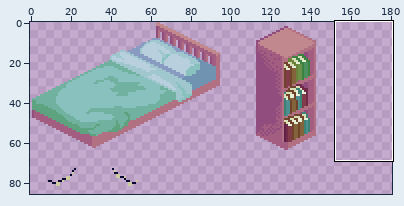
One commit to this pixel-art file: Wooft/Assets/Sprites/Wooft_Isometric_Tiles_BaseBedroom.aseprite. The first picture is a wide view before the edit; the outline marks the close-up.
Close-up. Before the edit:
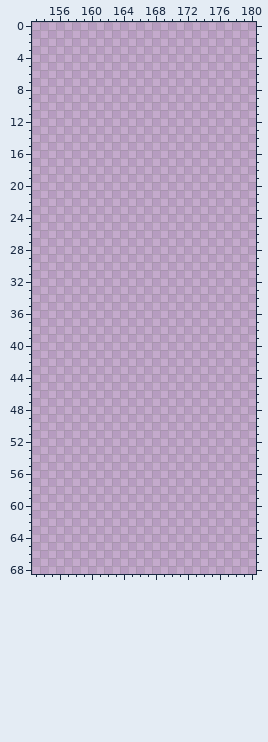
256x256 pixels, 1 frame. Shown: x 153..180, y 0..68. The wide view leaves out empty margins.
Once edited:
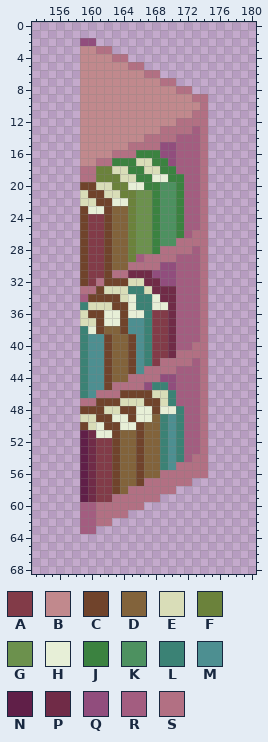
Palette (. is transparent): A #823b48  B #c1898d  C #70432b  D #82633b  E #d9ddb8  F #6b823b  G #6c914d  H #e7efd7  J #3b8240  K #4d9160  L #3b8275  M #4d8f91  N #601f48  P #702b47  Q #914d7d  R #a35d80  S #b27083
From old to new:
layer "Color #2" added
Changed rows in their new state; - is an unchanged pixel.
Layer "Color #2":
first column x 159:
 2 QQ--------------
 3 BBSS------------
 4 BBBBSS----------
 5 BBBBBBSS--------
 6 BBBBBBBBSS------
 7 BBBBBBBBBBSS----
 8 BBBBBBBBBBBBSS--
 9 BBBBBBBBBBBBBBSS
10 BBBBBBBBBBBBBBBS
11 BBBBBBBBBBBBBBSS
12 BBBBBBBBBBBBSSSS
13 BBBBBBBBBBSSSSRS
14 BBBBBBBBSSSSRRRS
15 BBBBBBSSSSQQRRRS
16 BBBBSSSJJJQQRRRS
17 BBSSJJJEEJJQRRRS
18 SSFFEEJJEEJJRRRS
19 SSFFFEEJJHHJJRRS
20 CCEEFFHHJJKKJRRS
21 ECCEEFFGGJKKJRRS
22 EECCHHFGGJKKJRRS
23 CHHCDDFGGJKKJRRS
24 CAACDDFGGJKKJRRS
25 CAACDDFGGJKKJRRS
26 CAACDDFGGJKKJRSS
27 CAACDDFGGJKKSSSS
28 CAACDDFGGJSSSSRS
29 CAACDDFRSSSSRRRS
30 CAACDDSSSSQQRRRS
31 CAACSSPPPQQQRRRS
32 CASCCCEEPPQQRRRS
33 SSCEEELLEPPPRRRS
34 RCCCCEHLLHPPRRRS
35 LEEECCHLLHHPRRRS
36 ECCHHCHHLAAPRRRS
37 EECHHCMMLAAPRRRS
38 LHCDDCMMLAAPRRRS
39 LMMCDDCMLAAPRRRS
40 LMMCDDCMLAAPRRSS
41 LMMCDDCMLAAPSSSS
42 LMMCDDCMLASSSSRS
43 LMMCDDCMSSSSRRRS
44 LMMCDDSSSSQQRRRS
45 LMMCSSSSQLLQRRRS
46 LMSSSCCCCEELRRRS
47 SSCCCEEECCELRRRS
48 CCCEECCHHCHHLRRS
49 EECCHHCHHDLMLRRS
50 CEHCCHHCDDLMLRRS
51 NPHHCDDCDDLMLRRS
52 NPAACDDCDDLMLRRS
53 NPAACDDCDDLMLRRS
54 NPAACDDCDDLMLRSS
55 NPAACDDCDDLMSSSS
56 NPAACDDCDDSSSSSS
57 NPAACDDCSSSSSS--
58 NPAACDSSSSSS----
59 NPAASSSSSS------
60 RRSSSSSS--------
61 RRSSSS----------
62 RRSS------------
63 RR--------------
